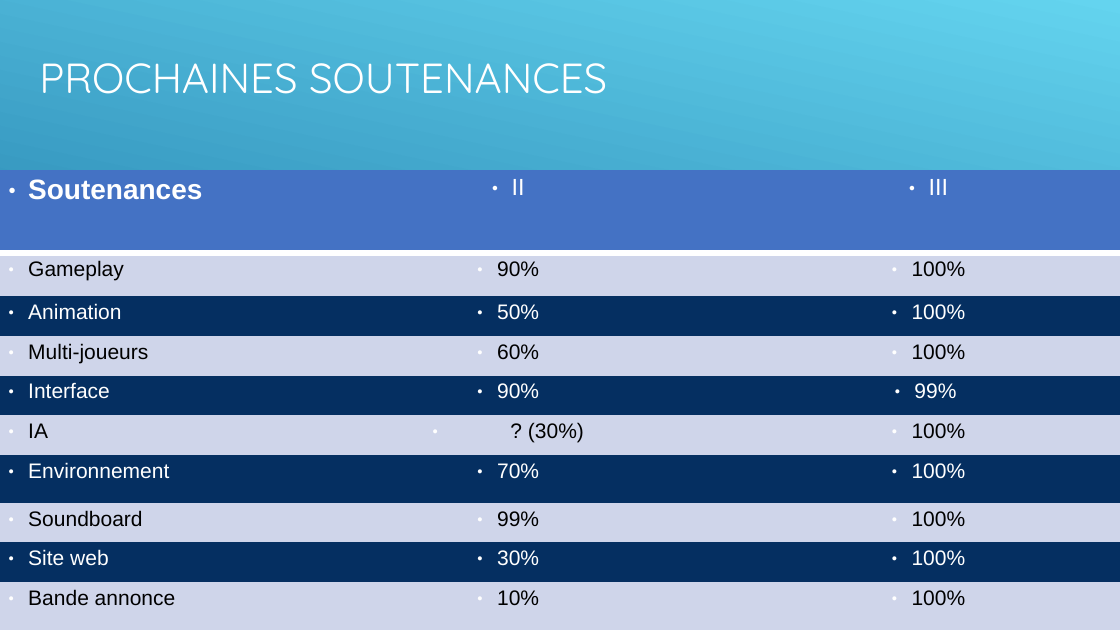
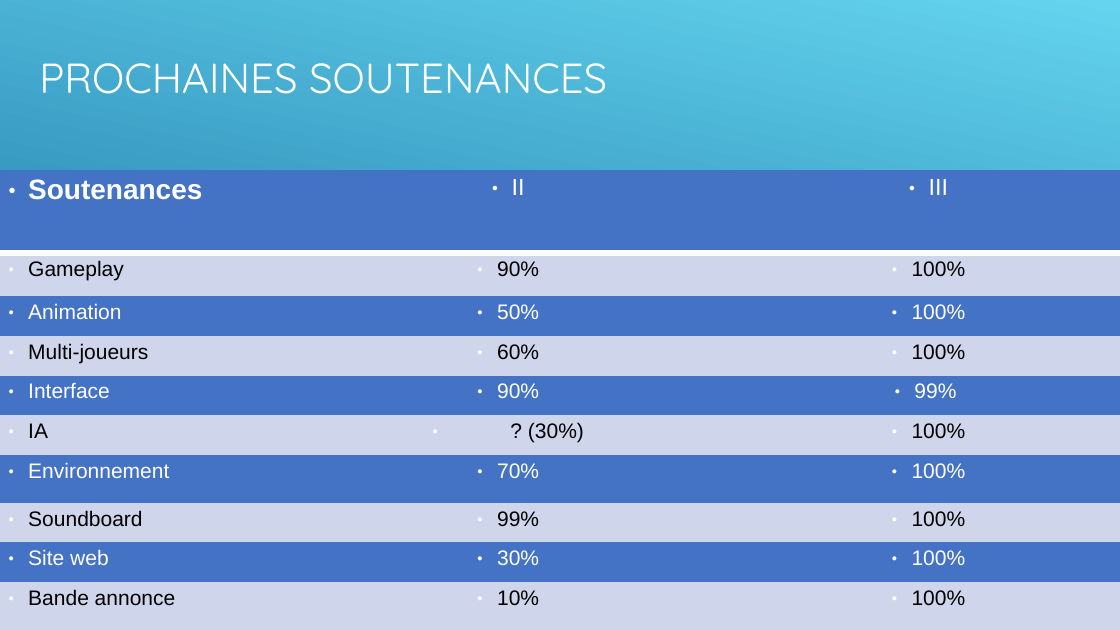
Before and after one commit to AlexandrEpita/Bizarre-Chess-Adventure, a slide deck: slide 12 of diapo soutenance.odp. Drawn at 1120x630 pixels with LibreOffice and Linux fonts; fonts in the diff are those of the drawing. Boxes give left, top, right and bottom in pixels: in the first picture for what was removed or moved away, otherwise in the second. Text is boxed around its words. In the diff, an @@ line names an element or a change of style, - is before the commit and + after.

```diff
--- a/diapo soutenance.odp
+++ b/diapo soutenance.odp
@@ table at (0, 171, 1120, 630) @@
@@ fill #052F61 to #4472C4 in 16 cells @@
```
Also in this commit, not shown: 9 other slides changed, 1 slide added, 1 slide removed.
